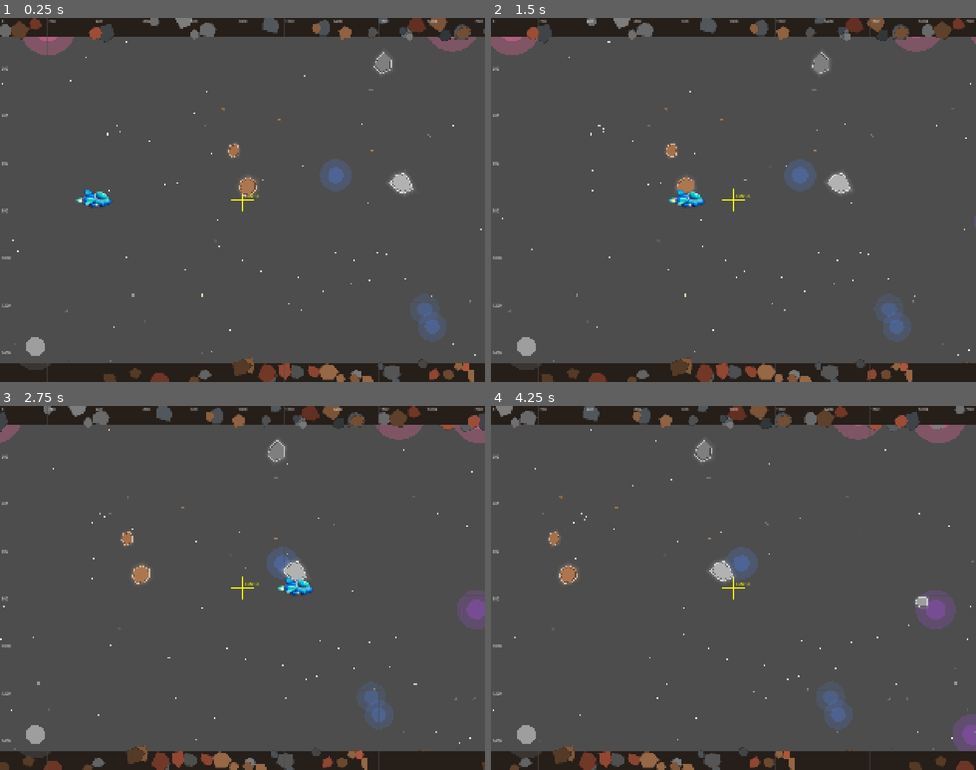
Above: before the commit, frames 1-4 (two rows, left to right).
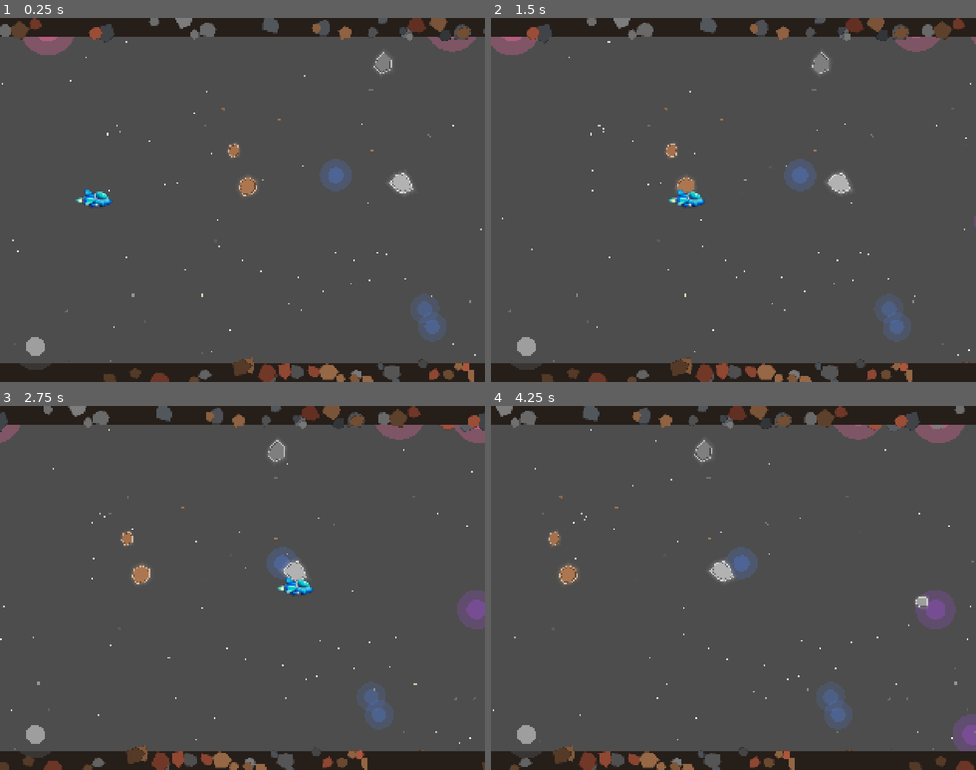
Above: after the commit, the same moments.

Repository: mattzollinhofer/space_scroller
Game: Godot game, scene res://scenes/main.tscn
Same seed, same stepped clock (60 frames per second), same inputs: the game is played once before the commit and once after it.
Inputs (mouse positions are in pixels of both pictures, inside the frame that each line leads up to):
- Up to frame 1 (0.25 s): no input
- Up to frame 2 (1.5 s): move the mouse to (840, 181) at 0.52 s; hold D (move_right) 0.53-1.25 s; click (840, 181) at 0.67 s; drag from (636, 218) to (685, 149) at 1.27 s
- Up to frame 3 (2.75 s): move the mouse to (291, 507) at 2.02 s; hold D (move_right) from 2.03 s (still down)
- Up to frame 4 (4.25 s): release D (move_right) at 2.75 s; drag from (709, 660) to (767, 449) at 2.77 s; move the mouse to (879, 642) at 3.52 s; hold A (move_left) from 3.53 s (still down)

The runs differ from the first frame. In frame 1, 0.3% of the frame differs, in the area x 0-100%, y 0-100%; in frame 2, 0.3%; in frame 3, 0.3%; in frame 4, 0.4%.

Commit message:
Remove debug grid overlay from game view
Cleaner gameplay experience without the center crosshair and debug
markers that were used during development.

Co-Authored-By: Claude <noreply@anthropic.com>

Diff:
--- a/scenes/main.tscn
+++ b/scenes/main.tscn
@@ -1,11 +1,10 @@
-[gd_scene load_steps=14 format=3 uid="uid://d0n8g3kv2kq7y"]
+[gd_scene load_steps=13 format=3 uid="uid://d0n8g3kv2kq7y"]
 
 [ext_resource type="Script" path="res://scripts/scroll_controller.gd" id="1_scroll"]
 [ext_resource type="Script" path="res://scripts/background/star_field.gd" id="2_starfield"]
 [ext_resource type="Script" path="res://scripts/background/nebulae.gd" id="3_nebulae"]
 [ext_resource type="Script" path="res://scripts/background/debris.gd" id="4_debris"]
 [ext_resource type="Script" path="res://scripts/background/asteroid_boundaries.gd" id="5_boundaries"]
-[ext_resource type="Script" path="res://scripts/debug_grid.gd" id="6_debug"]
 [ext_resource type="PackedScene" uid="uid://dq8m4r2xk1pvy" path="res://scenes/player.tscn" id="7_player"]
 [ext_resource type="PackedScene" uid="uid://cjoystick_scene" path="res://scenes/ui/virtual_joystick.tscn" id="8_joystick"]
 [ext_resource type="PackedScene" uid="uid://asteroid_scene" path="res://scenes/obstacles/asteroid.tscn" id="9_asteroid"]
@@ -63,9 +62,6 @@
 [node name="CollisionShape2D" type="CollisionShape2D" parent="BottomBoundary"]
 shape = SubResource("RectangleShape2D_bottom")
 
-[node name="DebugGrid" type="Node2D" parent="."]
-script = ExtResource("6_debug")
-
 [node name="ObstacleSpawner" type="Node2D" parent="."]
 script = ExtResource("11_spawner")
 asteroid_scene = ExtResource("9_asteroid")
